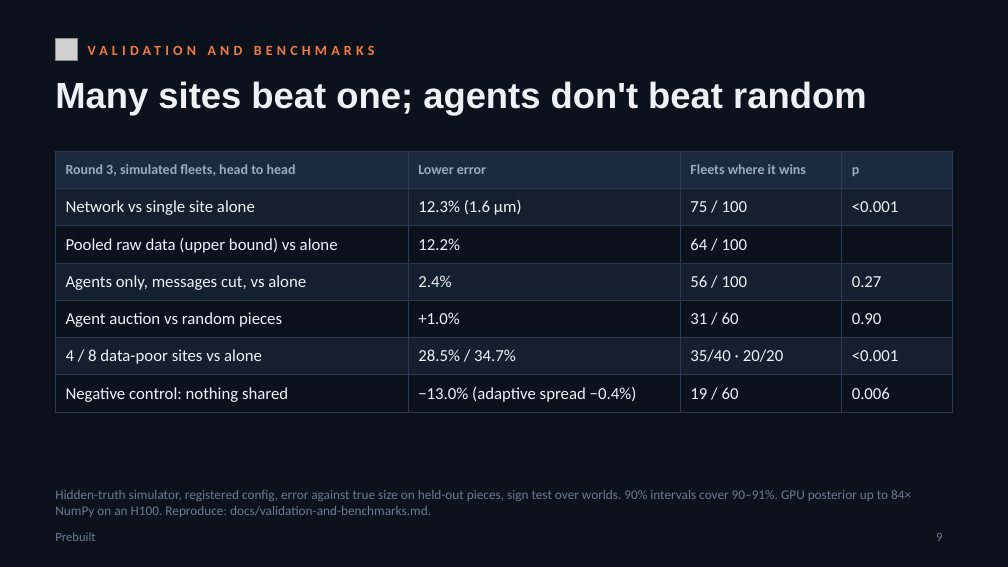
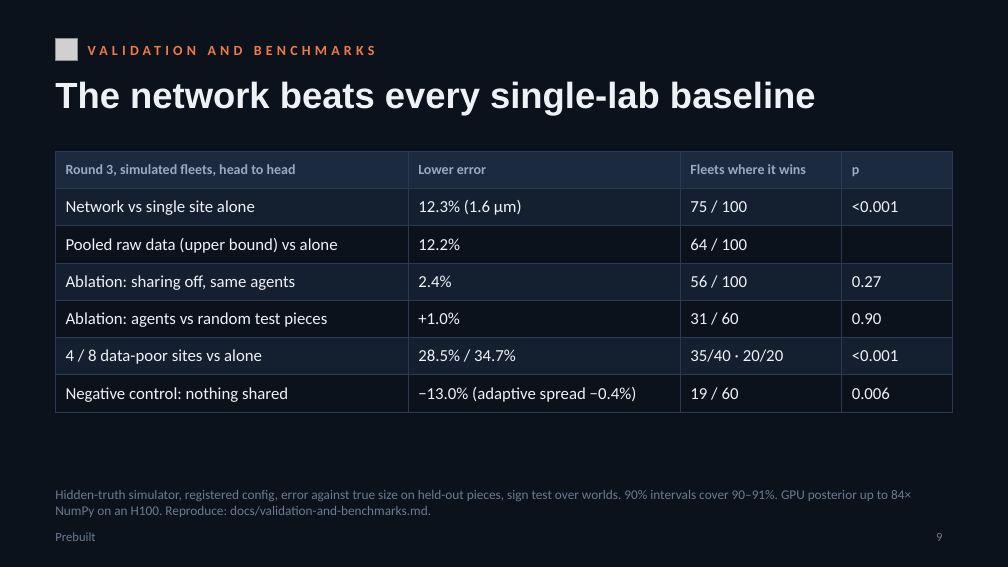
Before and after one commit to matte-realize/prebuilt, a slide deck: slide 9 of docs/slides/prebuilt-pitch.pptx. Drawn at 1008x567 pixels with LibreOffice and Linux fonts; fonts in the diff are those of the drawing; grey boxes stand for pictures. Boxes give left, top, right and bottom in pixels: in the first picture for what was removed or moved away, otherwise in the second. Text is boxed around its words. In the diff, an @@ line names an element or a change of style, - is before the commit and + after.

```diff
--- a/docs/slides/prebuilt-pitch.pptx
+++ b/docs/slides/prebuilt-pitch.pptx
@@ text at [55,81,816,116]: text changed @@
-Many sites beat one; agents don't beat random
+The network beats every single-lab baseline
@@ table at [55,151,953,406] @@
-row 4, column 1: Agents only, messages cut, vs alone
+row 4, column 1: Ablation: sharing off, same agents
-row 5, column 1: Agent auction vs random pieces
+row 5, column 1: Ablation: agents vs random test pieces
```
Also in this commit, not shown: 3 other slides changed, 5 other files.
